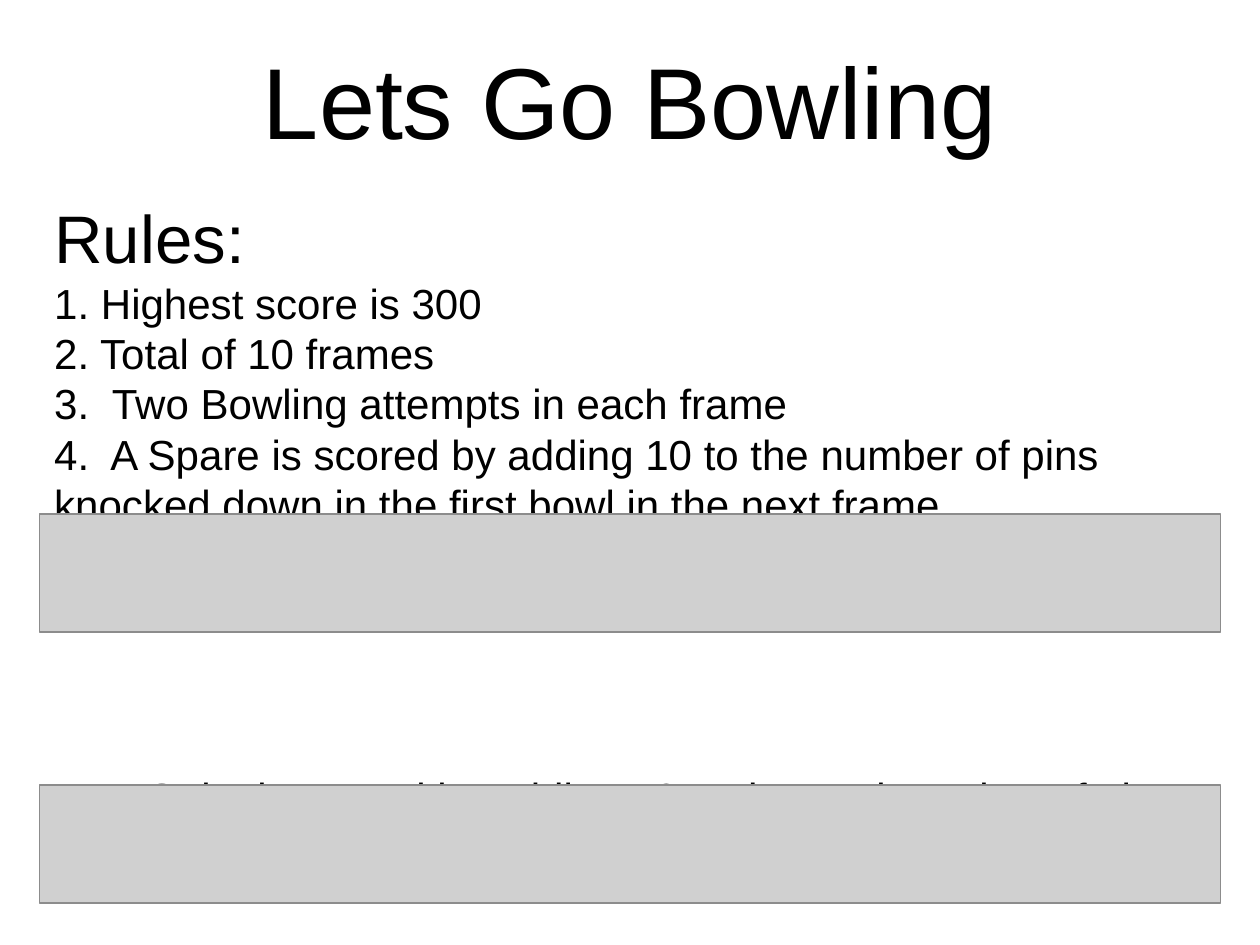
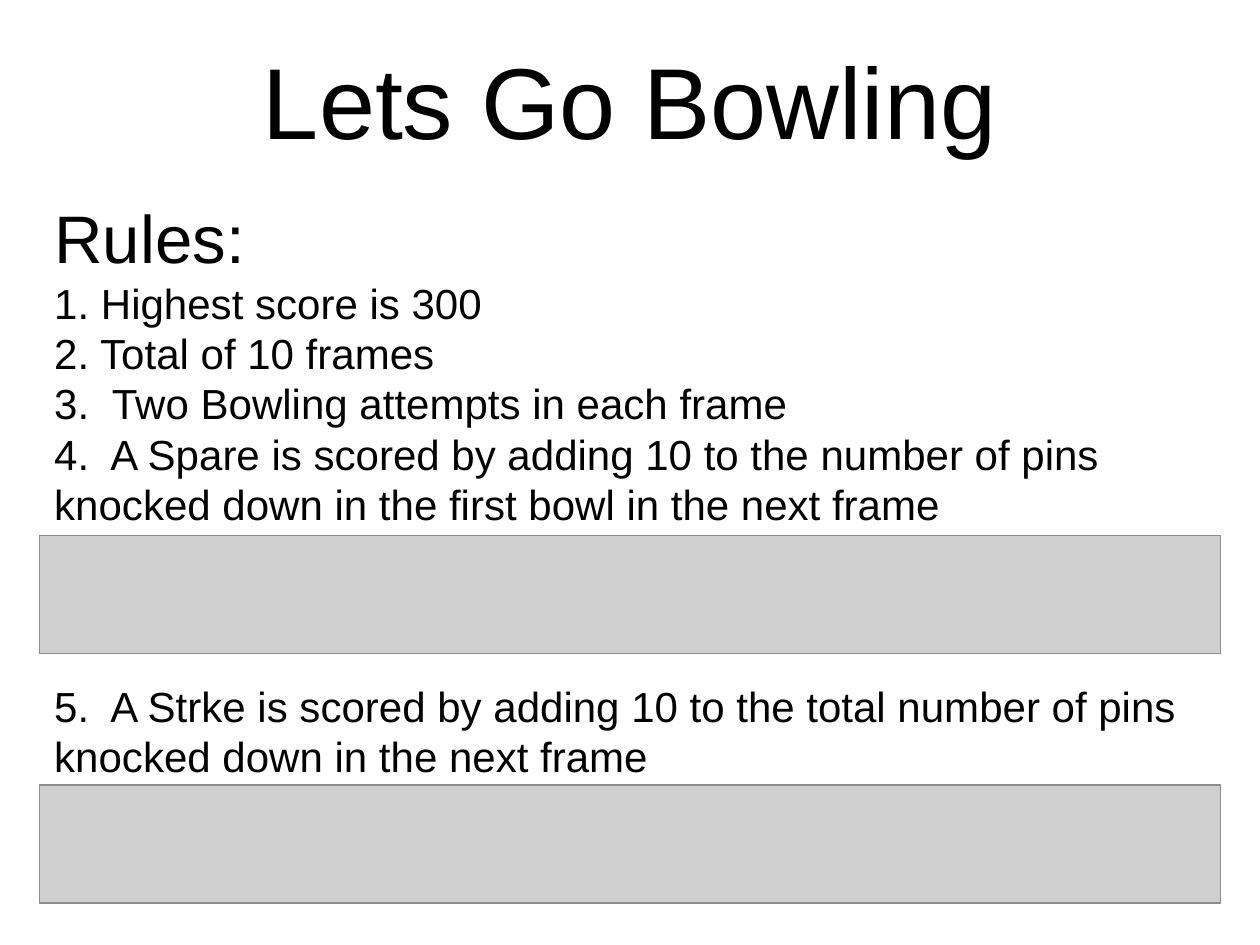
Before and after one commit to passionateprogrammersguild/Testing-Javascript-with-Jasmine, a slide deck: slide 9 of presentation/BDD_in_javascript_with_Jasmine.pptx. Drawn at 1260x945 pixels with LibreOffice and Linux fonts; fonts in the diff are those of the drawing; grey boxes stand for pictures. Boxes give left, top, right and bottom in pixels: in the first picture for what was removed or moved away, otherwise in the second. Text is boxed around its words. In the diff, an @@ line names an element or a change of style, - is before the commit and + after.

```diff
--- a/presentation/BDD_in_javascript_with_Jasmine.pptx
+++ b/presentation/BDD_in_javascript_with_Jasmine.pptx
@@ text "Rules:" rewrapped from box(54, 214, 1175, 786) to box(54, 214, 1175, 773) @@
@@ picture: place and size @@
-picture at box(39, 514, 1221, 632)
+picture at box(39, 535, 1221, 653)
```
Also in this commit, not shown: 2 other slides changed.
